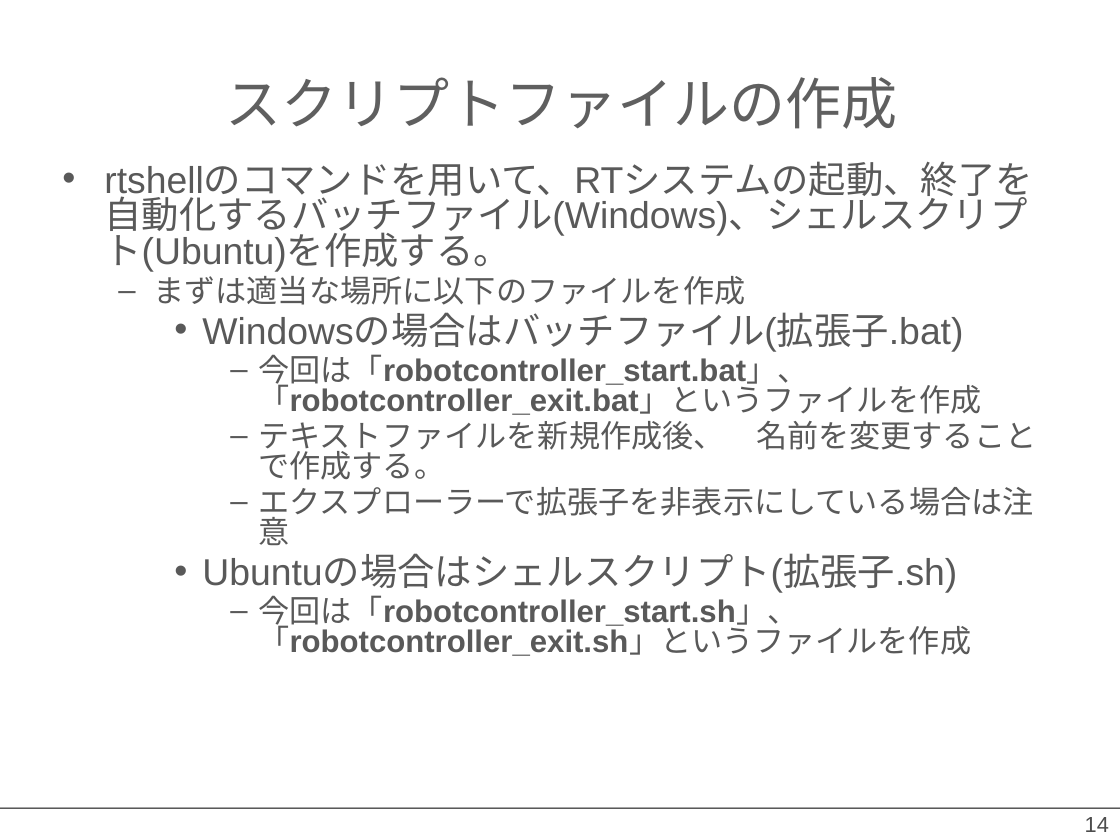
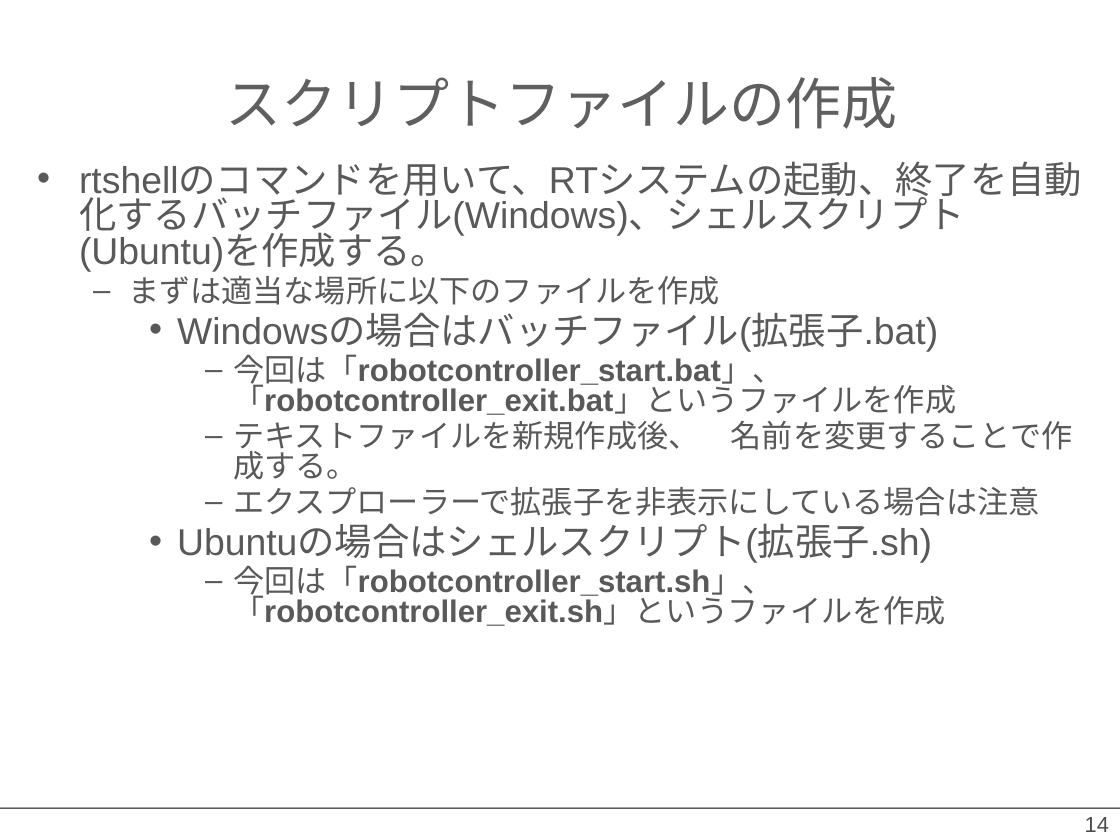
Before and after one commit to OpenRTM/RTM_Tutorial, a slide deck: slide 14 of ppt/rtshell入門.pptx. Drawn at 1120x840 pixels with LibreOffice and Linux fonts; fonts in the diff are those of the drawing; background and template pictures are left out. Boxes give left, top, right and bottom in pixels: in the first picture for what was removed or moved away, otherwise in the second. Text is boxed around its words. In the diff, an @@ line names an element or a change of style, - is before the commit and + after.

```diff
--- a/ppt/rtshell入門.pptx
+++ b/ppt/rtshell入門.pptx
@@ text "rtshellのコマンドを用いて、RTシステムの起動、終了を自動化するバッチファイル(Windows)、シェルスクリプト ..." rewrapped from (x1=104, y1=163, x2=1036, y2=656) to (x1=79, y1=163, x2=1082, y2=626) @@
```
Also in this commit, not shown: 4 other slides changed, 15 other files.
